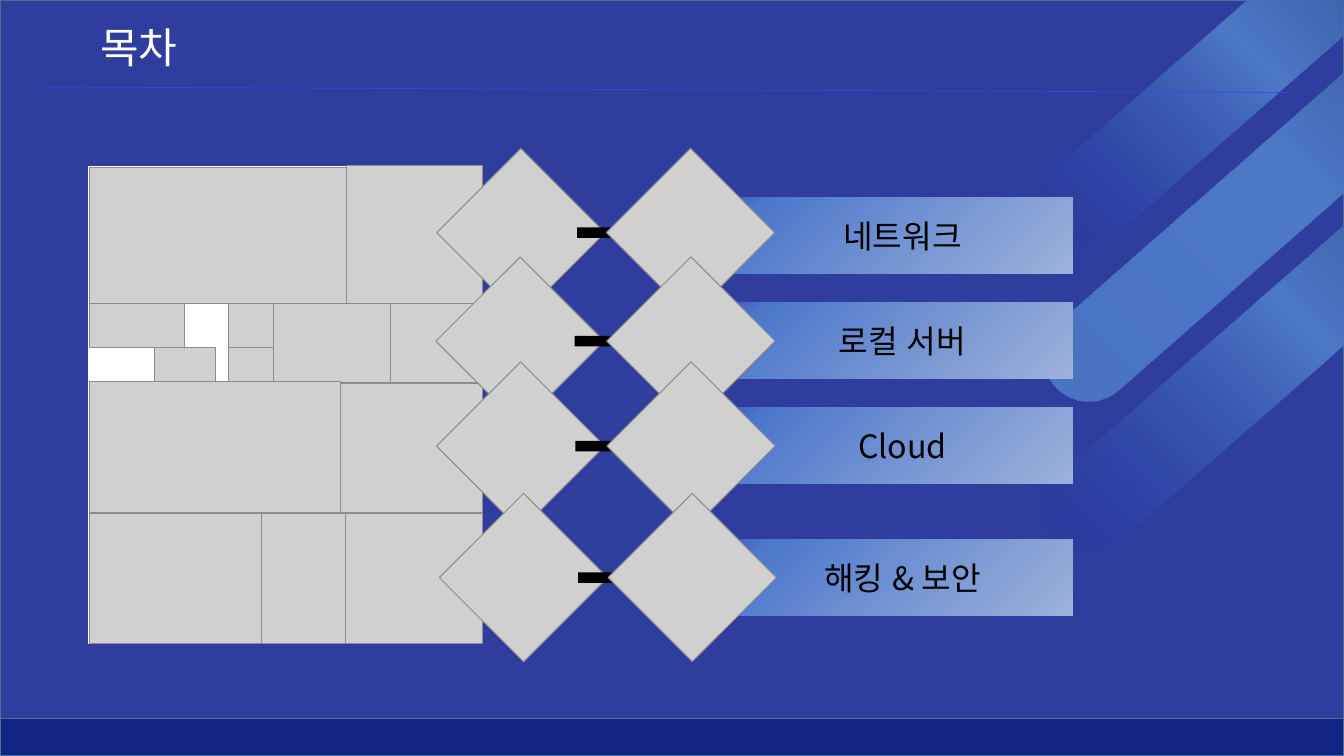
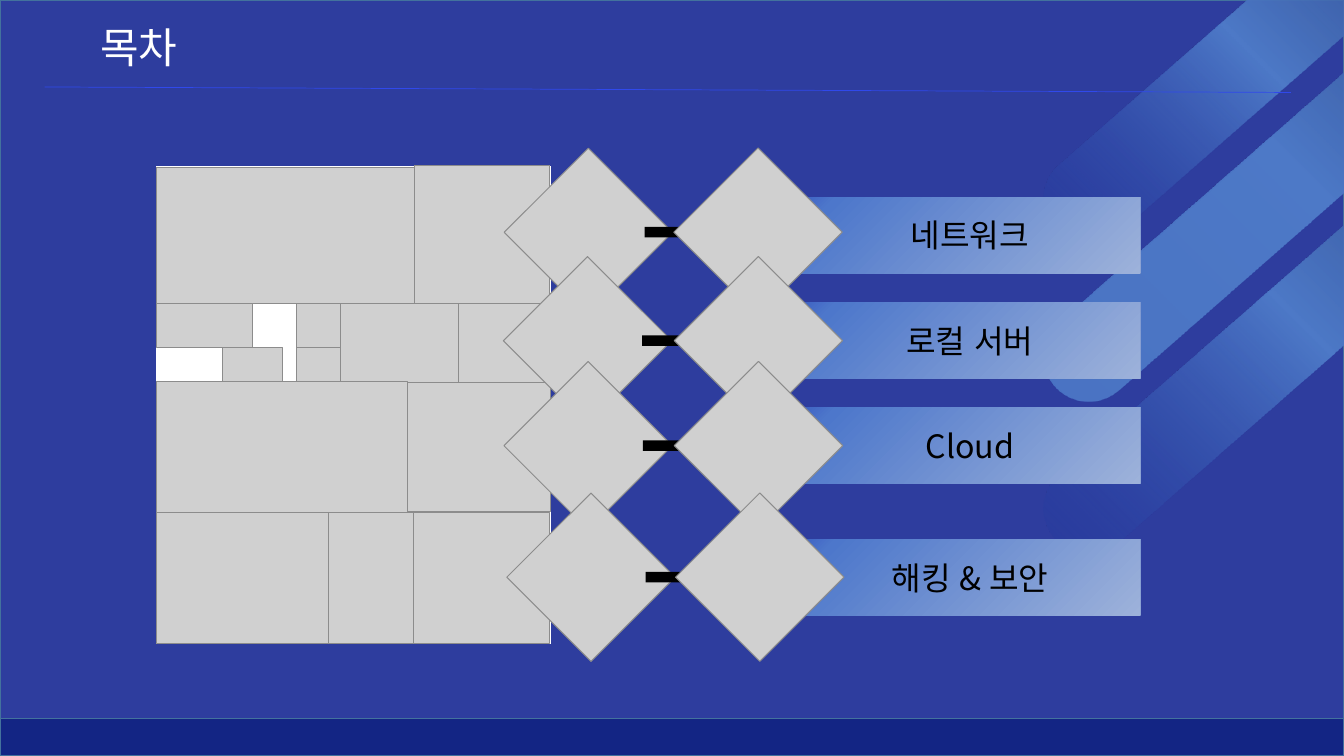
Before and after one commit to MostLov2/NCSNetworkServerSecurity, a slide deck: slide 4 of Network.pptx. Drawn at 1344x756 pixels with LibreOffice and Linux fonts; fonts in the diff are those of the drawing; grey boxes stand for pictures; background and template pictures are left out; a plain dark background stands for a picture behind light text. Boxes give left, top, right and bottom in pixels: in the first picture for what was removed or moved away, otherwise in the second. Text is boxed around its words. In the diff, an @@ line names an element or a change of style, - is before the commit and + after.

Commit message:
2025.06.19

```diff
--- a/Network.pptx
+++ b/Network.pptx
@@ 7 pictures, 4 rounded rectangles: place and size @@
-7 pictures, 4 rounded rectangles at [261,149,1073,662]
+7 pictures, 4 rounded rectangles at [329,148,1140,662]
@@ 14 pictures, 5 rectangles: place and size @@
-14 pictures, 5 rectangles at [89,149,777,662]
+14 pictures, 5 rectangles at [156,148,844,662]
```
Also in this commit, not shown: 1 other slide changed.
